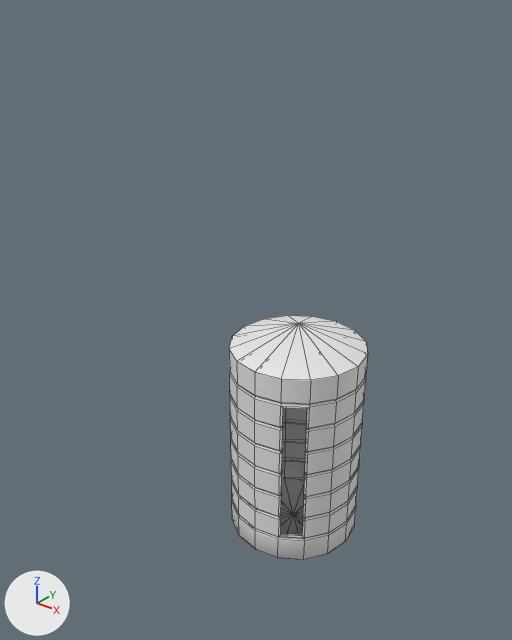
Before and after pictures for a commit that changed the FBX model Assets/Meshes/Export/WaterTank.fbx.
Before and after are seen from a camera (50 mm lens) standing at (1.37, -1.97, 2.1) and looking at (-0.26, 0.06, 0.84). The lights are fixed; the arrows at lower left show +X, +Y and +Z. The picture after the commit comes second. Mesh edges are drawn as thin lines. Where no turn or scale is listed for an object, it has been applied to the vertices.

Script lines for the objects in view, before the commit:
```python
me_plane_003 = bpy.data.meshes.new('Plane.003')
me_plane_003.from_pydata(...)  # 840 vertices, 870 faces; spans x -0.264..0.264, y -0.264..0.264, z 0.0..0.926
ob_watertankmesh = bpy.data.objects.new('WaterTankMesh', me_plane_003)
ob_watertankmesh.location = (0.0, 0.0, 0.0)
```
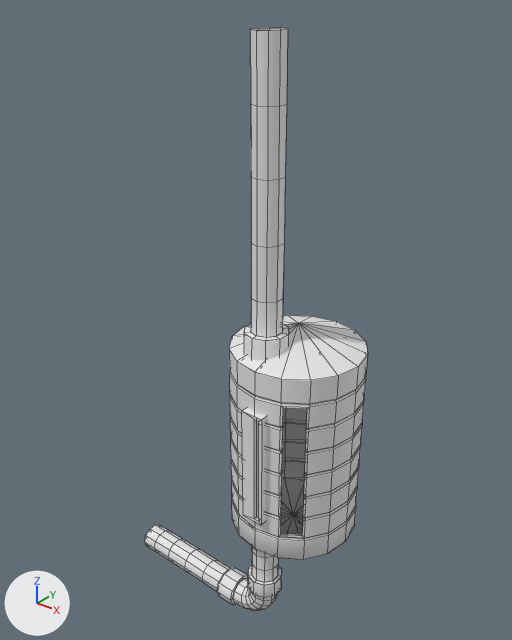
Commit message: water tank pipes added

Boxes [x1, y1, x2, y2] around the edits, measured in the pictures (512 x 640 px):
'BézierCurve', added
    after: [244, 28, 289, 360]
'BézierCurve.001', added
    after: [145, 525, 282, 611]
'Cube', added
    after: [242, 408, 267, 525]

Patch to the scene script:
```diff
--- a/Assets/Meshes/Export/WaterTank.fbx.py
+++ b/Assets/Meshes/Export/WaterTank.fbx.py
@@ me_béziercurve_002 @@
+me_béziercurve_002.from_pydata(...)  # 390 vertices, 396 faces; spans x -0.714..0.073, y -0.076..0.077, z 1.31..1.953
@@ me_béziercurve @@
+me_béziercurve.from_pydata(...)  # 130 vertices, 120 faces; spans x -0.081..0.081, y -0.085..0.086, z 0.793..1.953
@@ me_cube @@
+me_cube.from_pydata(...)  # 16 vertices, 14 faces; spans x -0.046..0.046, y -0.269..-0.205, z 0.173..0.663
@@ ob_béziercurve_001 @@
+ob_béziercurve_001 = bpy.data.objects.new('BézierCurve.001', me_béziercurve_002)
+ob_béziercurve_001.location = (-0.05, -0.133, -1.83)
@@ ob_béziercurve @@
+ob_béziercurve = bpy.data.objects.new('BézierCurve', me_béziercurve)
+ob_béziercurve.location = (-0.05, -0.133, 0.0)
@@ ob_cube @@
+ob_cube = bpy.data.objects.new('Cube', me_cube)
+ob_cube.location = (0.0, -0.013, 0.0)
```
